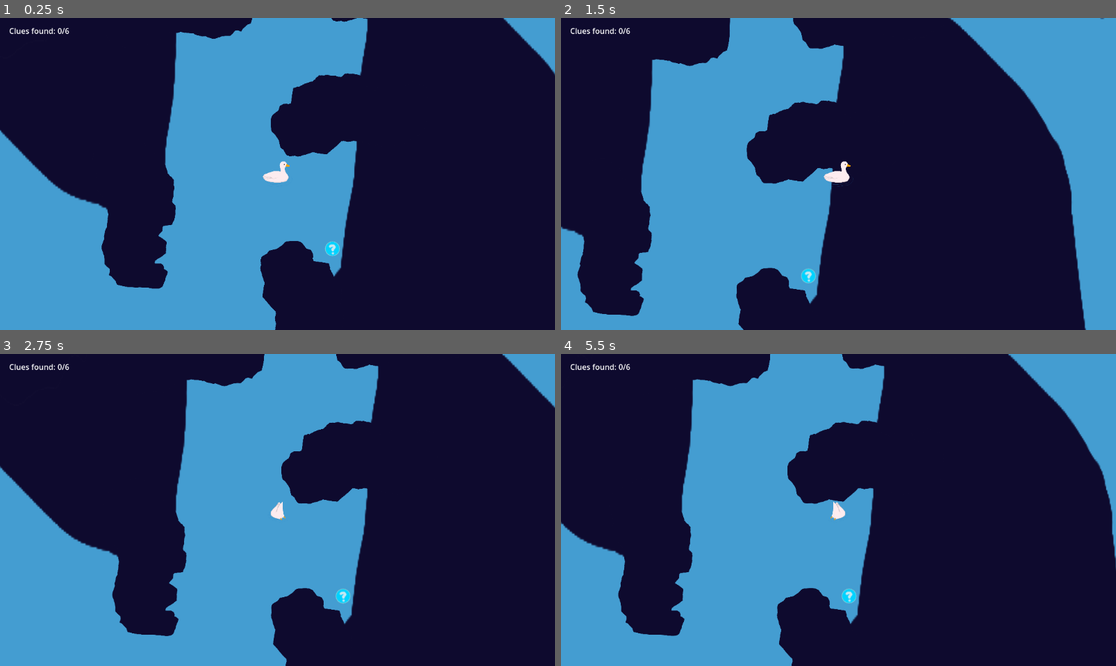
Above: before the commit, frames 1-4 (two rows, left to right).
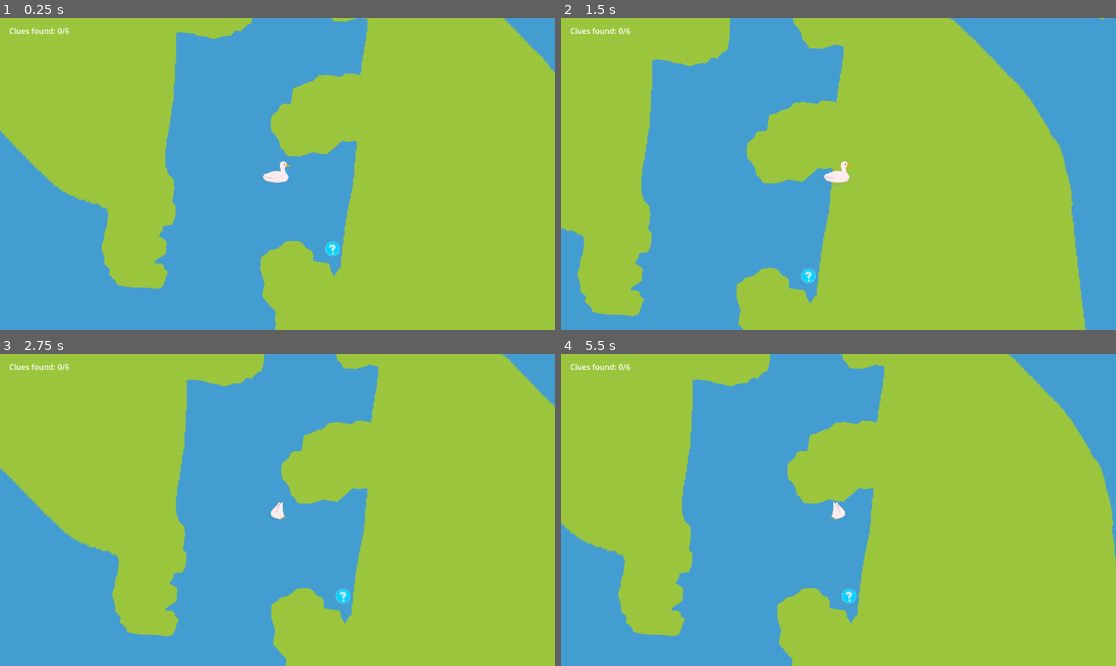
Above: after the commit, the same moments.

Repository: screenpotato/WAVES-next-hit
Game: Godot game, scene res://src/main.tscn
Same seed, same stepped clock (60 frames per second), same inputs: the game is played once before the commit and once after it.
Inputs:
- Up to frame 1 (0.25 s): no input
- Up to frame 2 (1.5 s): tap Enter (ui_accept) at 0.5, 0.77 s; hold E (explore) 0.53-1.28 s; hold Right (ui_right) from 0.53 s (still down); tap E (explore) at 1.35 s
- Up to frame 3 (2.75 s): tap Enter (ui_accept) at 1.52, 2 s; release Right (ui_right) at 2.03 s; hold Left (ui_left) from 2.03 s (still down); hold E (explore) from 2.03 s (still down)
- Up to frame 4 (5.5 s): release Left (ui_left) at 2.78 s; release E (explore) at 2.78 s; hold Right (ui_right) 2.78-4.28 s; tap E (explore) at 2.85, 4.35 s; tap Enter (ui_accept) at 3.02, 3.77, 4.25, 4.52 s; hold E (explore) 3.53-4.28 s; hold Left (ui_left) 4.28-5.03 s; hold Right (ui_right) from 5.03 s (still down); hold E (explore) from 5.03 s (still down)

The runs differ from the first frame. In frame 1, 63% of the frame differs, in the area x 0-100%, y 0-100%; in frame 2, 61%; in frame 3, 63%; in frame 4, 65%.

Commit message:
implement diving sound effect

Diff:
--- a/src/main.gd
+++ b/src/main.gd
@@ -5,11 +5,14 @@
 @onready var score_label: Label = $CanvasLayer/ScoreLabel
 @onready var clue_popup: PopupPanel = $CanvasLayer/PopupPanel
 @onready var popup_label: Label = $CanvasLayer/PopupPanel/PopupLabel
+@onready var audio_player: AudioStreamPlayer = $AudioStreamPlayer
+@onready var player: CharacterBody2D = $Player
 
 var clues_found: int = 0
 
 # Called when the node enters the scene tree for the first time.
 func _ready() -> void:
+	player.diving.connect(_on_player_diving)
 	for clue: Node in clues.get_children():
 		clue.player_entered.connect(_on_clue_player_entered)
 
@@ -31,3 +34,7 @@
 
 func _on_button_button_up() -> void:
 	clue_popup.hide()  # good enough for now, but someone needs to properly design this at some point
+
+
+func _on_player_diving() -> void:
+	audio_player.play()
--- a/src/main.tscn
+++ b/src/main.tscn
@@ -1,13 +1,14 @@
-[gd_scene load_steps=9 format=3 uid="uid://ybgu6it3qqn4"]
+[gd_scene load_steps=10 format=3 uid="uid://ybgu6it3qqn4"]
 
 [ext_resource type="Texture2D" uid="uid://jx7o7k5ipte2" path="res://art/bg.png" id="1_5q4o7"]
 [ext_resource type="PackedScene" uid="uid://c6qnu0l2i6j88" path="res://src/rock.tscn" id="1_eewff"]
-[ext_resource type="Script" uid="uid://csvqft0bx8jrg" path="res://src/main.gd" id="1_rlaii"]
+[ext_resource type="Script" uid="uid://cumadpj3xejnw" path="res://src/main.gd" id="1_rlaii"]
 [ext_resource type="PackedScene" uid="uid://b6dqr4jj5ysof" path="res://src/player.tscn" id="2_gh0ne"]
 [ext_resource type="PackedScene" uid="uid://6jyyw5g35u08" path="res://src/rock_1.tscn" id="3_3cfgd"]
 [ext_resource type="PackedScene" uid="uid://bivykae6umkba" path="res://src/rock_2.tscn" id="4_fyndt"]
 [ext_resource type="PackedScene" uid="uid://yylbk60s7pj2" path="res://src/rock_3.tscn" id="5_kmhfv"]
 [ext_resource type="PackedScene" uid="uid://w67es3r38738" path="res://src/item.tscn" id="8_5mrjc"]
+[ext_resource type="AudioStream" uid="uid://kvr4iarup21q" path="res://audio/diving.mp3" id="9_kf8lf"]
 
 [node name="Main" type="Node2D"]
 script = ExtResource("1_rlaii")
@@ -347,4 +348,7 @@
 offset_bottom = 96.0
 text = "Close"
 
+[node name="AudioStreamPlayer" type="AudioStreamPlayer" parent="."]
+stream = ExtResource("9_kf8lf")
+
 [connection signal="button_up" from="CanvasLayer/PopupPanel/Button" to="." method="_on_button_button_up"]
--- a/src/player.gd
+++ b/src/player.gd
@@ -1,5 +1,6 @@
 extends CharacterBody2D
 
+signal diving
 
 const SPEED = 300.0
 const JUMP_VELOCITY = -50.0
@@ -13,6 +14,7 @@
 
 func _input(event):
 	if event.is_action_pressed("explore"):
+		diving.emit()
 		sprite.texture = texture_diving  # TODO: do this properly later
 		velocity = Vector2.ZERO
 	elif event.is_action_released("explore"):
Binary file changed: art/rock.png
Binary file changed: art/rock1.png
Binary file changed: art/rock2.png
Binary file changed: art/rock3.png
Not shown, added: audio/diving.mp3.import
Not shown, changed: audio/sound-credits.txt
Not shown, changed: export_presets.cfg
Not shown, added: audio/diving.mp3
